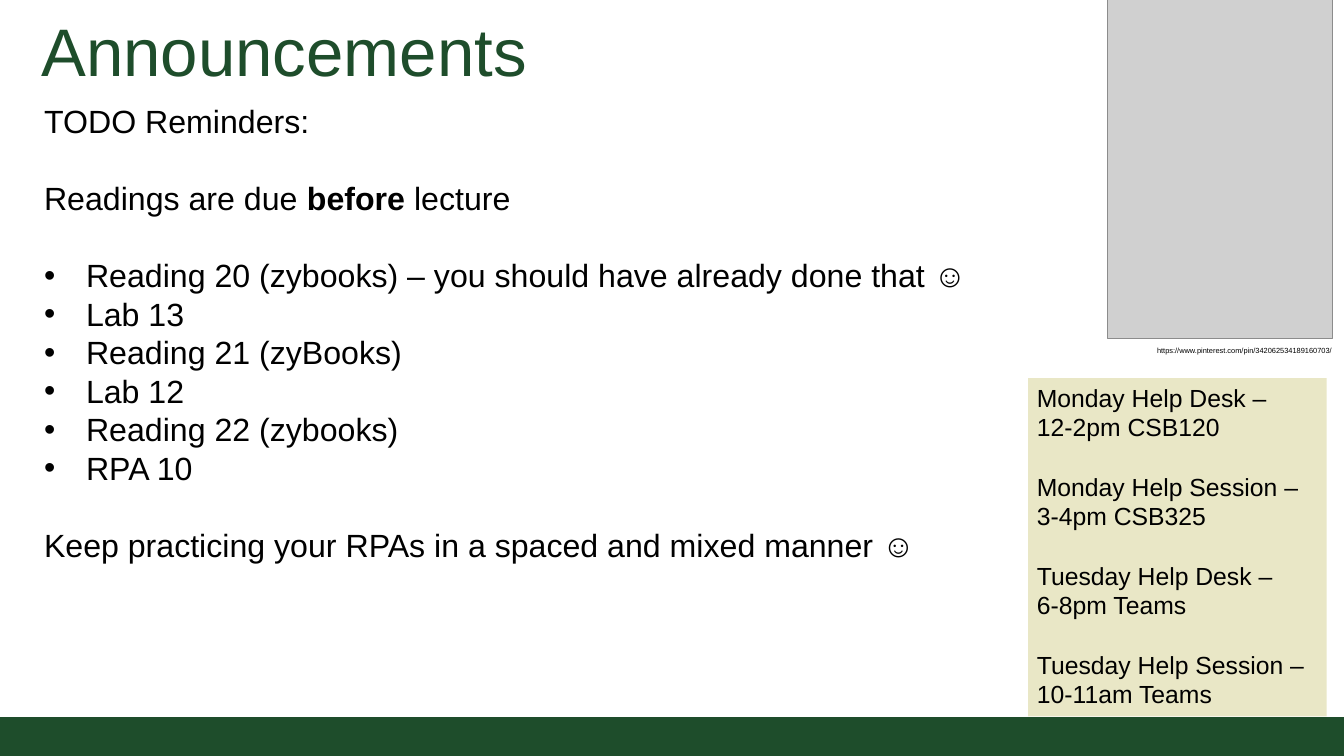
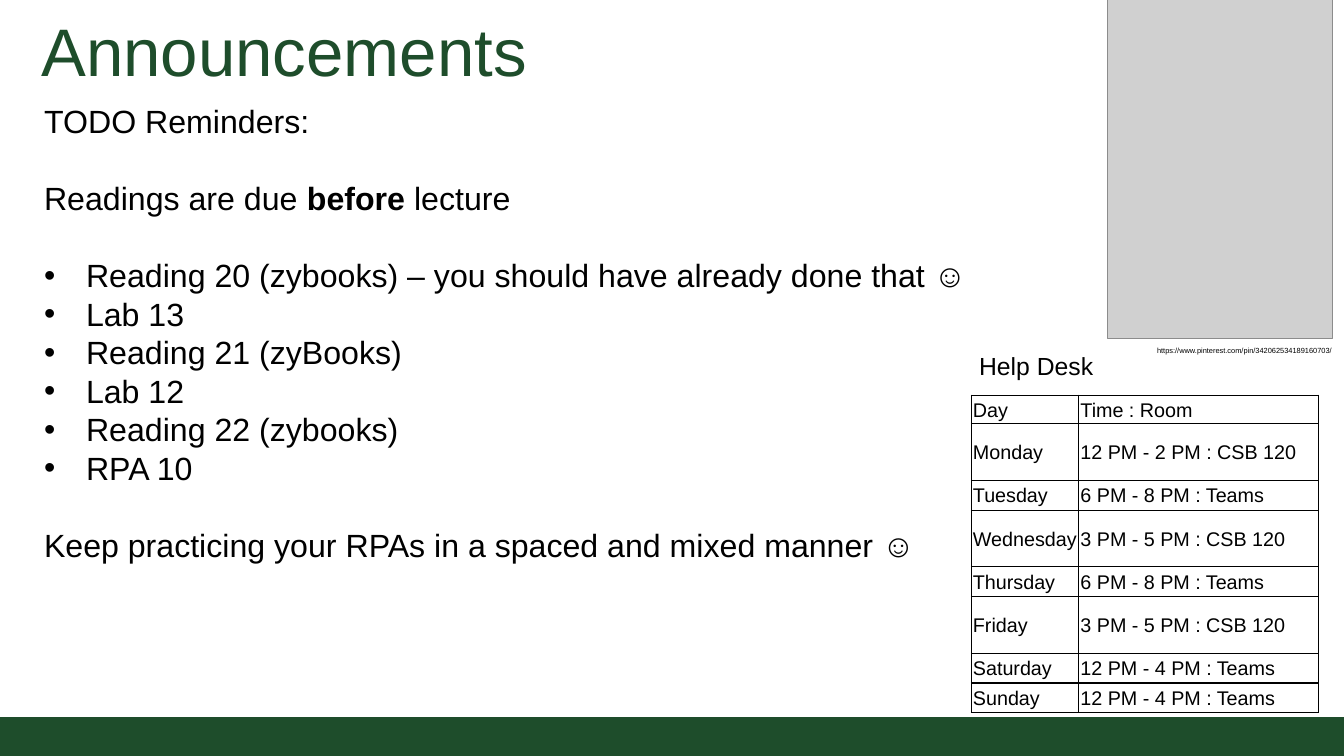
Before and after one commit to CSU-CompSci-CS163-4/Handouts, a slide deck: slide 2 of slides/On-Campus/10_01_Polymorphism.pptx. Drawn at 1344x756 pixels with LibreOffice and Linux fonts; fonts in the diff are those of the drawing; grey boxes stand for pictures; background and template pictures are left out. Boxes give left, top, right and bottom in pixels: in the first picture for what was removed or moved away, otherwise in the second. Text is boxed around its words. In the diff, an @@ line names an element or a change of style, - is before the commit and + after.

Commit message:
Polymorphis lecture updated

```diff
--- a/slides/On-Campus/10_01_Polymorphism.pptx
+++ b/slides/On-Campus/10_01_Polymorphism.pptx
@@ text added at (979,357,1093,380), 20 pt, text #000000 @@
+Help Desk
@@ rectangle removed at (1028,378,1327,716) @@
-Monday Help Desk –
-12-2pm CSB120
-Monday Help Session –
-3-4pm CSB325
-Tuesday Help Desk –
-6-8pm Teams
-Tuesday Help Session –
-10-11am Teams
@@ table added at (971,395,1319,713), 8 rows, 2 columns @@
+Day | Time : Room
+Monday | 12 PM - 2 PM : CSB 120
+Tuesday | 6 PM - 8 PM : Teams
+Wednesday | 3 PM - 5 PM : CSB 120
+Thursday | 6 PM - 8 PM : Teams
+Friday | 3 PM - 5 PM : CSB 120
+Saturday | 12 PM - 4 PM : Teams
+Sunday | 12 PM - 4 PM : Teams
```
Also in this commit, not shown: 1 other file.
